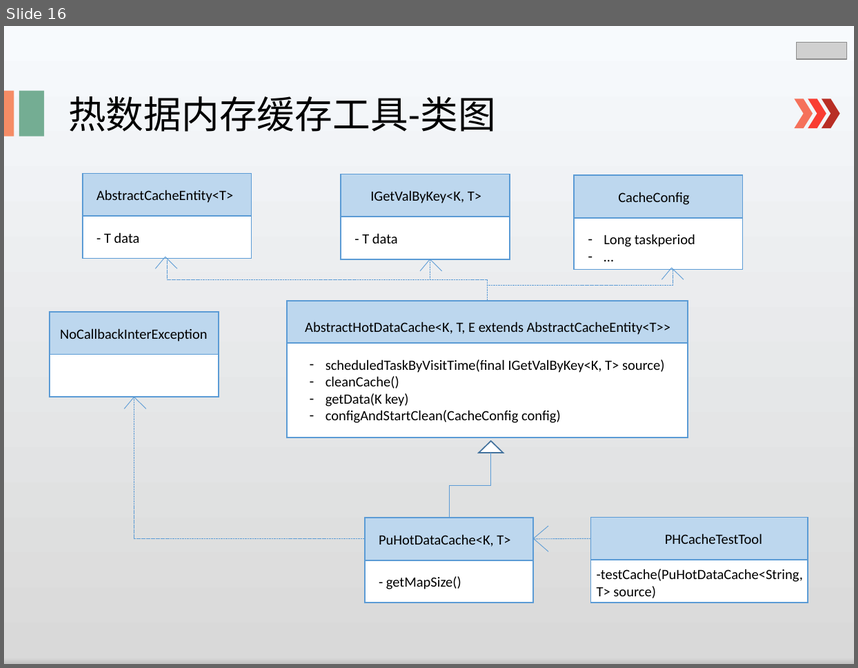
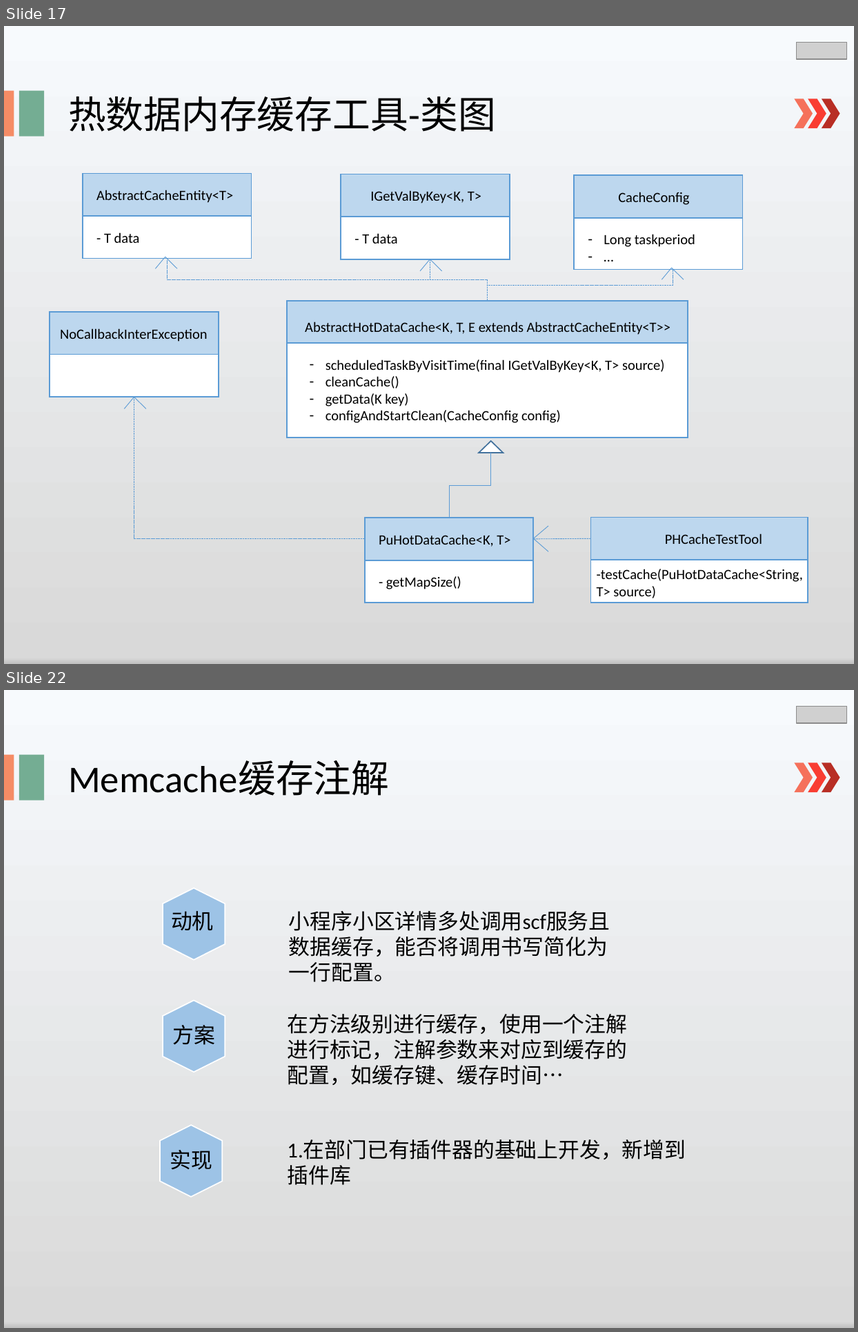
Before and after one commit to lspgithublxh/document, a slide deck: 业务文档跟踪/述职/shuzhi.pptx. Shown one above the other, each under a label of ours: slide 16 before the commit, slides 17 and 22 after it; the slides between them are not shown. The pictures are 858x668 and 858x1332 pixels, drawn with LibreOffice and Linux fonts; fonts in the diff are those of the drawing; grey boxes stand for pictures. Boxes give left, top, right and bottom in pixels: in the first picture for what was removed or moved away, otherwise in the second. Text is boxed around its words. In the diff, an @@ line names an element or a change of style, - is before the commit and + after.

```diff
--- a/业务文档跟踪/述职/shuzhi.pptx
+++ b/业务文档跟踪/述职/shuzhi.pptx
@@ slide 22 added at [4,690,854,1328], background gradient #F7FAFD to #D9D9D9 to #BFBFBF to #F2F2F2 to #CEE1F2 @@
@@ picture added at [796,706,847,723] @@
@@ rectangle added at [4,755,14,800], fill #F58C65 @@
@@ rectangle added at [19,755,45,800], fill #74AD93 @@
@@ text added at [68,760,389,796], 32 pt, text #000000 @@
+Memcache缓存注解
@@ chevron added at [795,762,813,792], fill #F5715B @@
@@ chevron added at [808,762,827,792], fill #F93D32 @@
@@ chevron added at [822,762,840,792], fill #B82E24 @@
@@ hexagon added at [163,887,225,959], fill #9DC3E6, outline #FFFFFF 1 pt @@
@@ text added at [171,911,214,931], 18 pt, text #000000 @@
+动机
@@ text added at [289,911,611,982], 18 pt, text #000000 @@
+小程序小区详情多处调用scf服务且数据缓存，能否将调用书写简化为一行配置。
@@ hexagon added at [163,1000,225,1072], fill #9DC3E6, outline #FFFFFF 1 pt @@
@@ text added at [287,1014,627,1085], 18 pt, text #000000 @@
+在方法级别进行缓存，使用一个注解进行标记，注解参数来对应到缓存的配置，如缓存键、缓存时间…
@@ text added at [173,1025,216,1045], 18 pt, text #000000 @@
+方案
@@ hexagon added at [160,1125,222,1196], fill #9DC3E6, outline #FFFFFF 1 pt @@
@@ text added at [287,1140,686,1185], 18 pt, text #000000 @@
+1.在部门已有插件器的基础上开发，新增到插件库
@@ text added at [170,1150,213,1170], 18 pt, text #000000 @@
+实现
@@ what was slide 16 is now slide 17 @@
```
Also in this commit, not shown: 3 slides changed, 8 other slides added, 2 slides removed.
